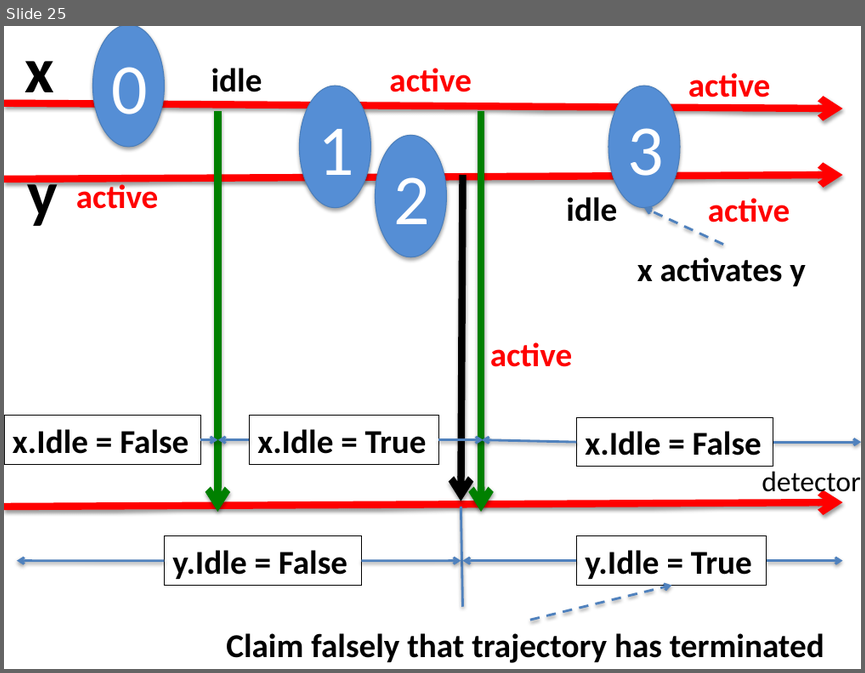
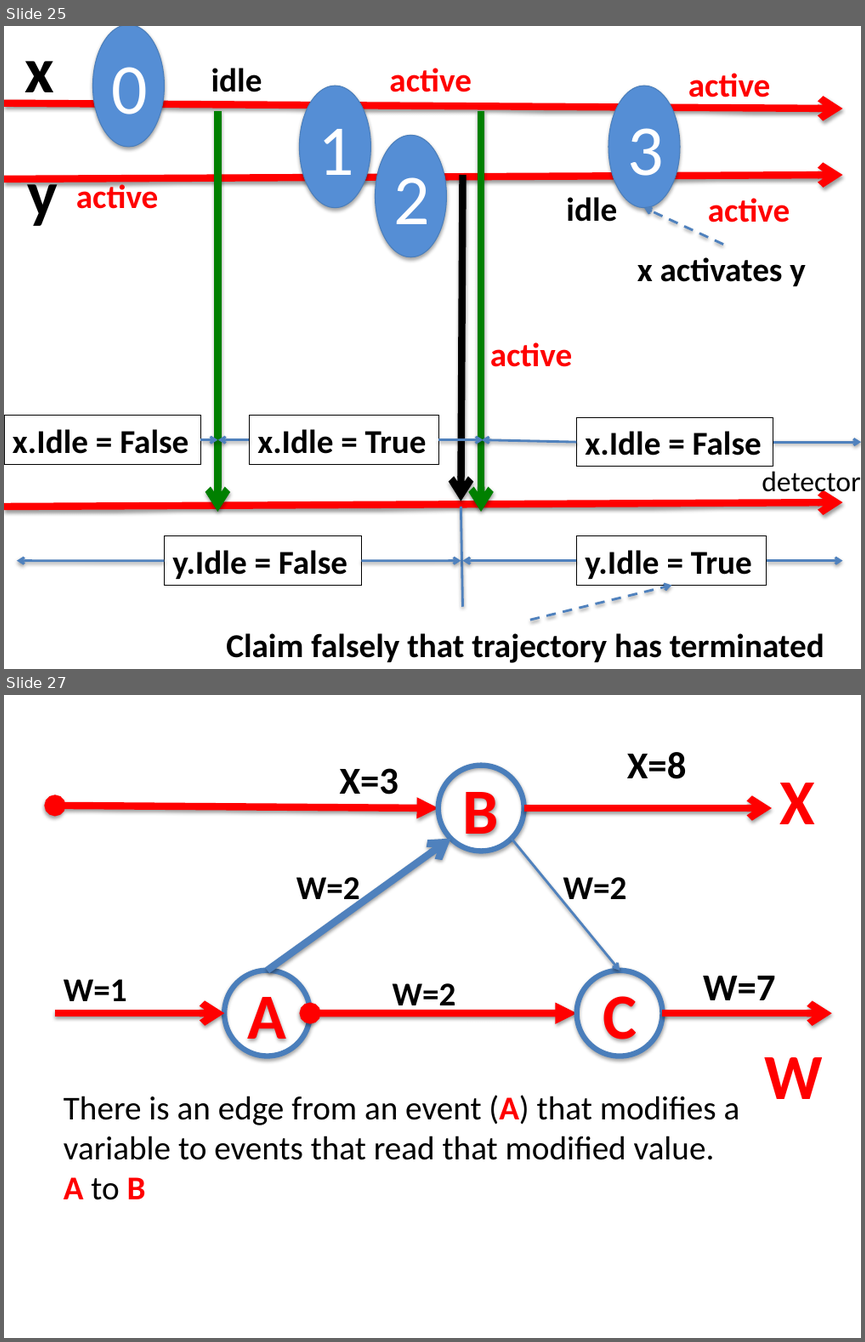
Before and after one commit to kmchandy/kmchandy.github.io, a slide deck: TimelineDiagrams/TimelineDiagrams.pptx. Shown one above the other, each under a label of ours: slide 25 before the commit, slides 25 and 27 after it; the slides between them are not shown. The pictures are 865x673 and 865x1342 pixels, drawn with LibreOffice and Linux fonts; fonts in the diff are those of the drawing. Boxes give left, top, right and bottom in pixels: in the first picture for what was removed or moved away, otherwise in the second. Text is boxed around its words. In the diff, an @@ line names an element or a change of style, - is before the commit and + after.

```diff
--- a/TimelineDiagrams/TimelineDiagrams.pptx
+++ b/TimelineDiagrams/TimelineDiagrams.pptx
@@ slide 27 added at box(4, 695, 861, 1338), background #FFFFFF @@
@@ text added at box(340, 768, 399, 794), 32 pt, text #000000, bold @@
+X=3
@@ ellipse added at box(438, 766, 524, 851), outline #4B7EBC 4.5 pt, 54 pt, text #FF0000, bold @@
+B
@@ text added at box(627, 752, 687, 779), 32 pt, text #000000, bold @@
+X=8
@@ text added at box(780, 783, 816, 824), 54 pt, text #FF0000, bold @@
+X
@@ double arrow added from (55, 805) to (438, 808), #FF0000 6 pt @@
@@ arrow added from (524, 808) to (772, 808), #FF0000 6 pt @@
@@ arrow added from (267, 970) to (450, 838), #4F81BD 6 pt @@
@@ arrow added from (511, 838) to (619, 970), #4F81BD 2 pt @@
@@ text added at box(296, 877, 360, 907), 28 pt, text #000000, bold @@
+W=2
@@ text added at box(563, 877, 627, 907), 28 pt, text #000000, bold @@
+W=2
@@ ellipse added at box(224, 970, 310, 1055), outline #4B7EBC 4.5 pt, 54 pt, text #FF0000, bold @@
+A
@@ ellipse added at box(576, 970, 662, 1055), outline #4B7EBC 4.5 pt, 54 pt, text #FF0000, bold @@
+C
@@ text added at box(64, 979, 127, 1001), 28 pt, text #000000, bold @@
+W=1
@@ text added at box(392, 983, 456, 1014), 28 pt, text #000000, bold @@
+W=2
@@ text added at box(703, 975, 776, 1010), 32 pt, text #000000, bold @@
+W=7
@@ arrow added from (55, 1013) to (224, 1013), #FF0000 6 pt @@
@@ double arrow added from (310, 1013) to (576, 1013), #FF0000 6 pt @@
@@ arrow added from (662, 1013) to (832, 1013), #FF0000 6 pt @@
@@ text added at box(764, 1057, 822, 1099), 54 pt, text #FF0000, bold @@
+W
@@ text added at box(64, 1095, 740, 1200), 28 pt, text #000000 @@
+There is an edge from an event (A) that modifies a variable to events that read that modified value.
+A to B
```
Also in this commit, not shown: 2 other slides added, 7 other files.
